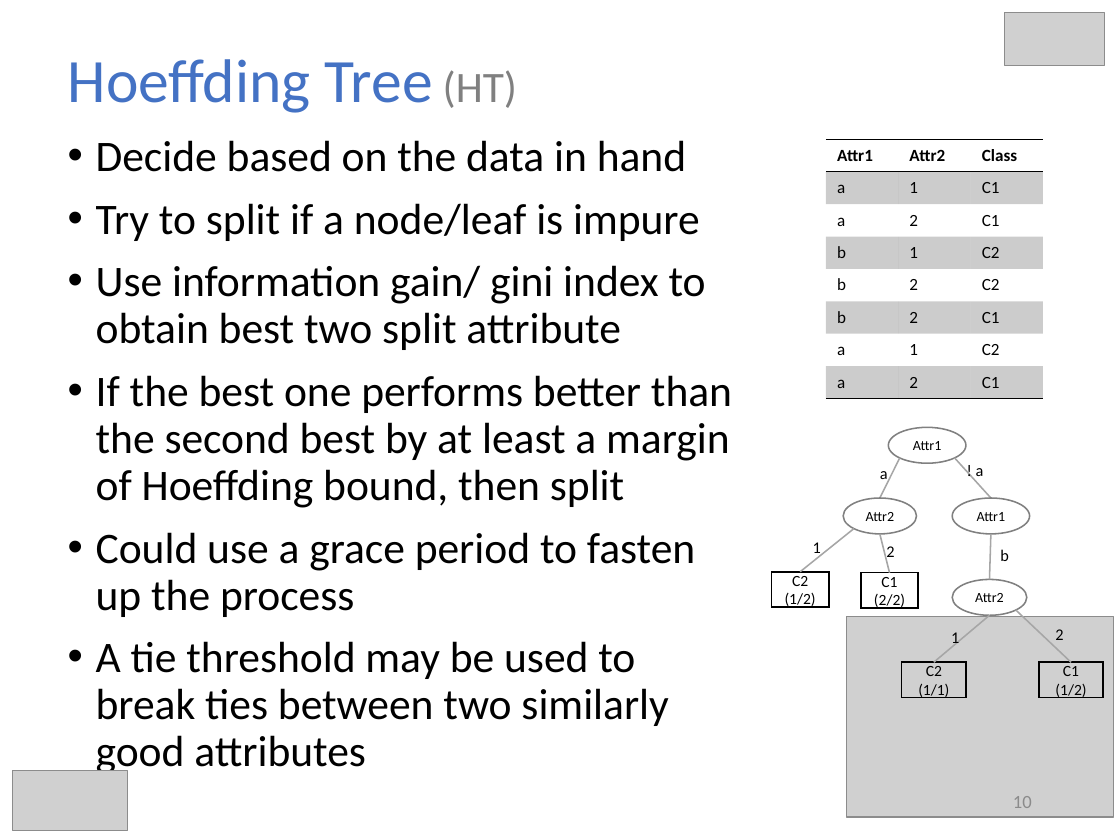
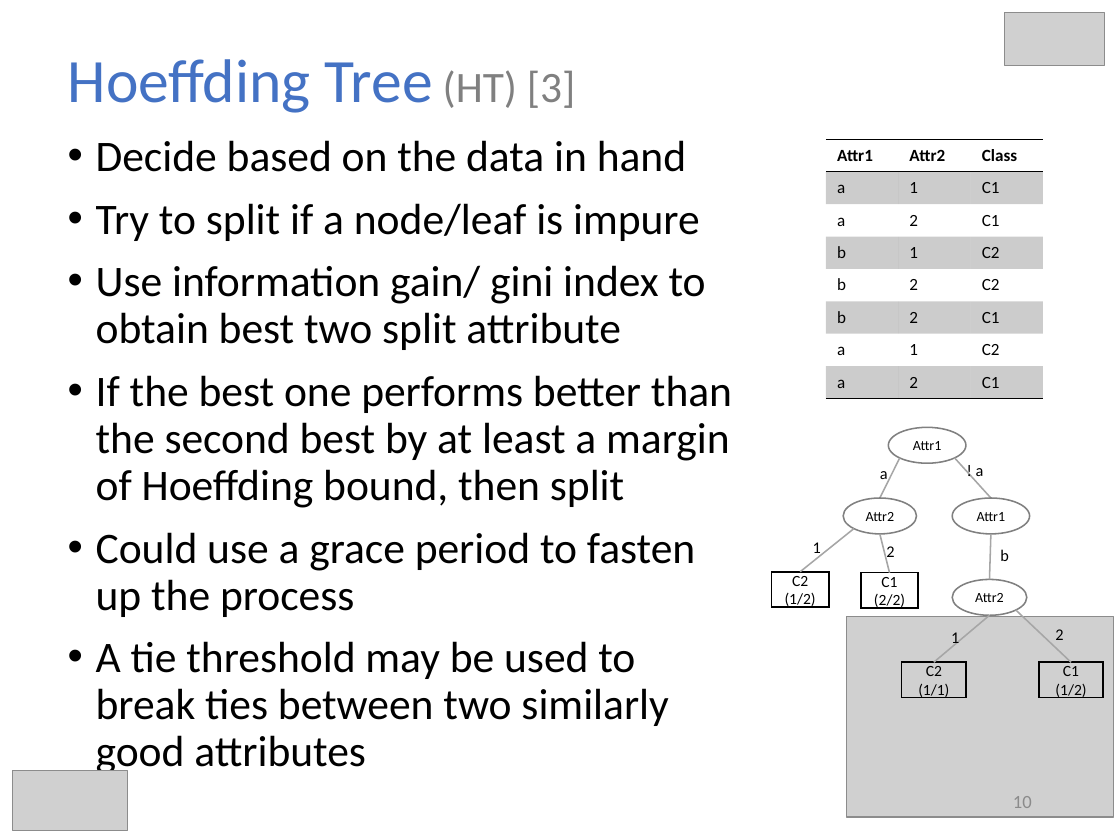
Before and after one commit to hmsgit/minestream, a slide deck: slide 10 of presentation/thesis.pptx. Drawn at 1120x840 pixels with LibreOffice and Linux fonts; fonts in the diff are those of the drawing; grey boxes stand for pictures. Boxes give left, top, right and bottom in pixels: in the first picture for what was removed or moved away, otherwise in the second. Text is boxed around its words. In the diff, an @@ line names an element or a change of style, - is before the commit and + after.

```diff
--- a/presentation/thesis.pptx
+++ b/presentation/thesis.pptx
@@ title at [68,59,576,113]: text changed @@
-Hoeffding Tree (HT)
+Hoeffding Tree (HT) [3]
```
Also in this commit, not shown: 6 other slides changed, 9 slides added, 4 slides removed, 15 other files.
